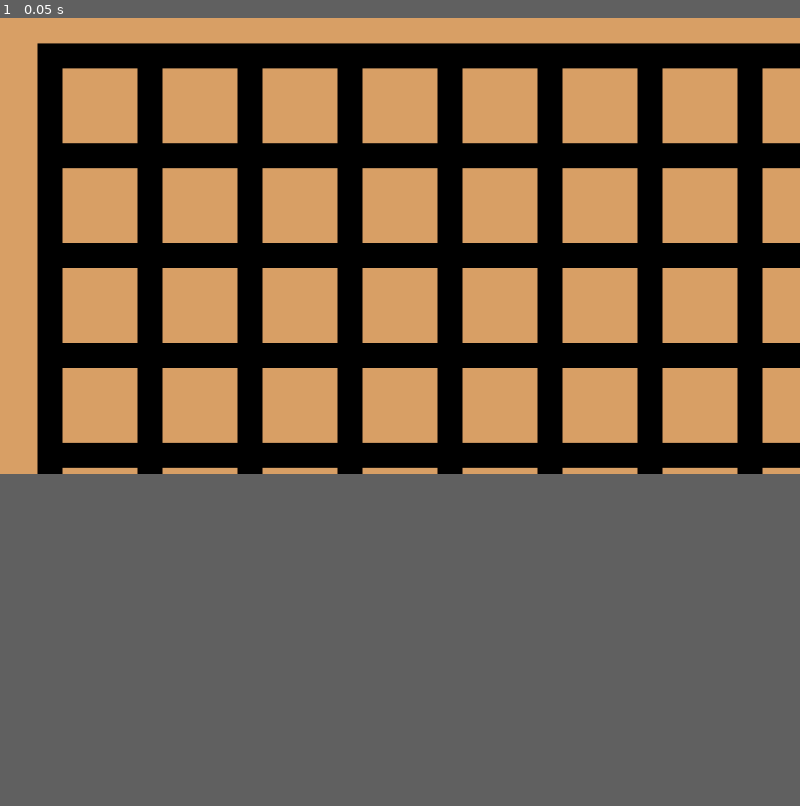
Above: before the commit, frame 1.
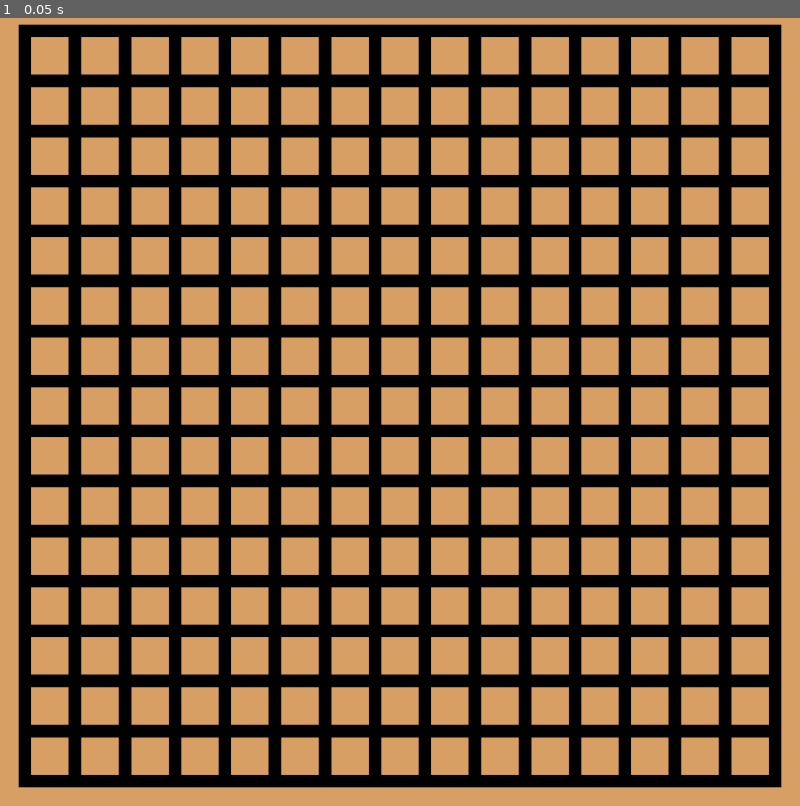
Above: after the commit, the same moment.

Repository: derrekdo/GomokuGame
Game: Godot game, scene res://Scenes/GomokuGame.tscn
The game is run twice, just before and just after one commit, with the same random seed, the same clock (stepped at 60 frames per second) and the same inputs. The project has no main scene, so this scene is started directly.
Inputs:
- Up to frame 1 (0.05 s): no input
In our replay, the window is 800x468 before the commit and 800x800 after it. These sizes can differ from the game's own. Grey fills any space a smaller window leaves; there, only what the larger window draws over its background counts as a difference.

The runs differ from the first frame. In frame 1, 56% of the frame differs, in the area x 2-100%, y 0-98%.

Commit message:
camera zoom to tilemap and input event is now local to camera zoom

Diff:
--- /dev/null
+++ b/Scenes/Camera.gd
@@ -0,0 +1,7 @@
+extends Camera2D
+
+
+# Declare member variables here. Examples:
+# var a = 2
+# var b = "text"
+onready var gameboard = $"../Gameboard"
--- a/Scenes/Gameboard.tscn
+++ b/Scenes/Gameboard.tscn
@@ -10,6 +10,7 @@
 [ext_resource path="res://Assets/corner_tile_4.png" type="Texture" id=8]
 [ext_resource path="res://Assets/edge_tile_4.png" type="Texture" id=9]
 [ext_resource path="res://Scripts/Gameboard.gd" type="Script" id=10]
+[ext_resource path="res://Scripts/grid.tres" type="Resource" id=11]
 
 [sub_resource type="TileSet" id=1]
 0/name = "cross_tile.png 0"
@@ -141,9 +142,14 @@
 
 [node name="Gameboard" type="Node2D"]
 script = ExtResource( 10 )
+grid = ExtResource( 11 )
 
 [node name="board" type="TileMap" parent="."]
 tile_set = SubResource( 1 )
 cell_size = Vector2( 128, 128 )
 format = 1
 tile_data = PoolIntArray( 0, 2, 0, 1, 7, 0, 2, 7, 0, 3, 7, 0, 4, 7, 0, 5, 7, 0, 6, 7, 0, 7, 7, 0, 8, 7, 0, 9, 7, 0, 10, …(3401 unchanged characters)…
+
+[node name="Camera2D" type="Camera2D" parent="."]
+anchor_mode = 0
+current = true
--- a/Scripts/Gameboard.gd
+++ b/Scripts/Gameboard.gd
@@ -5,9 +5,22 @@
 # var a = 2
 # var b = "text"
 onready var board = $board
+onready var camera = $Camera2D
+func _ready():
+	#
+	var viewport_size = get_viewport().size # [x, y]
+	var tile_rec = board.get_used_rect()
+	var tile_size = board.cell_size
+	var tilemap_size  = Vector2(
+		tile_rec.end.x - tile_rec.position.x,
+		tile_rec.end.y - tile_rec.position.y
+	)
+
+	var level_size = Vector2(tile_size * tilemap_size)
+	print(level_size)
+	camera.set_zoom(level_size / viewport_size)
 
 func _input(event):
 	if event is InputEventMouseButton:
-		var mouse_pos = get_viewport().get_mouse_position()
-		var tile_pos = board.map_to_world(board.world_to_map(mouse_pos))
-		print(tile_pos)
+		var tile_pos = board.map_to_world(board.world_to_map(board.make_input_local(event).position))
+		print(grid.grid_coords(tile_pos))
--- a/project.godot
+++ b/project.godot
@@ -23,6 +23,12 @@
 config/name="Gomoku"
 config/icon="res://icon.png"
 
+[display]
+
+window/size/width=900
+window/size/height=900
+window/size/resizable=false
+
 [global]
 
 "version control"=false
Not shown: 1 places in Scenes/Gameboard.tscn that only renumber resources
